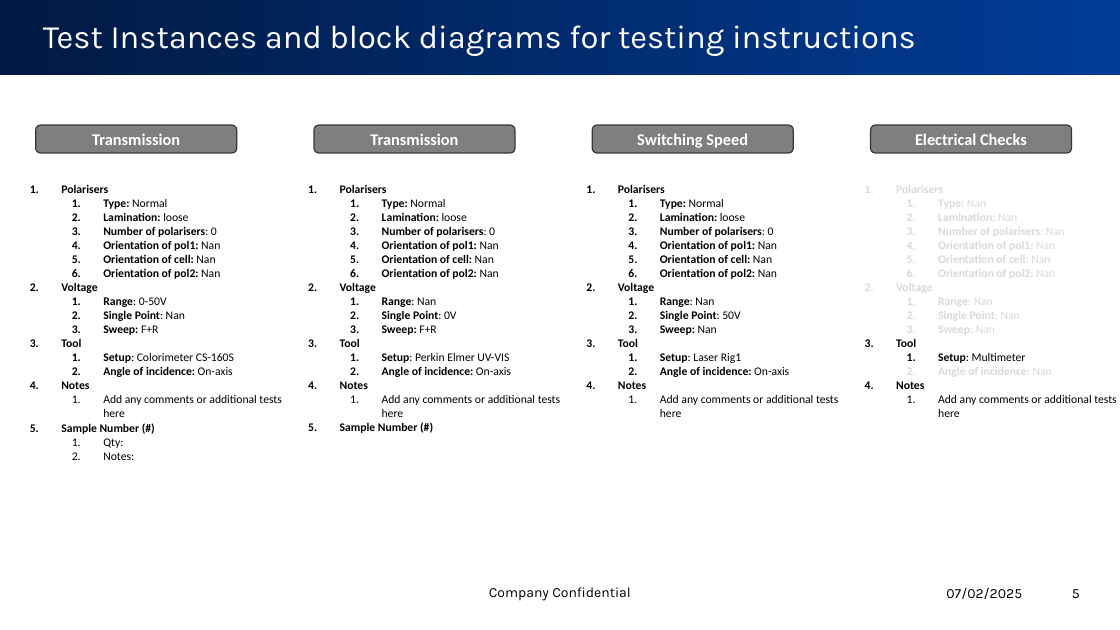
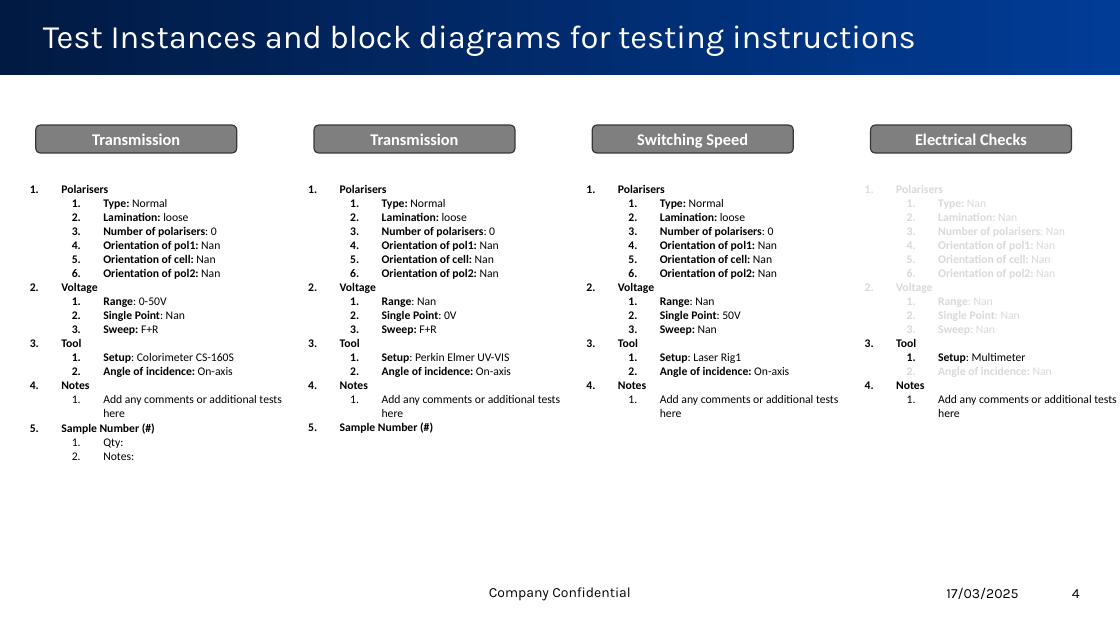
Before and after one commit to harrythegeek/test_request_form, a slide deck: slide 4 of Test interface.pptx (slide 5 before the commit). Drawn at 1120x630 pixels with LibreOffice and Linux fonts; fonts in the diff are those of the drawing; background and template pictures are left out. Boxes give left, top, right and bottom in pixels: in the first picture for what was removed or moved away, otherwise in the second. Text is boxed around its words. In the diff, an @@ line names an element or a change of style, - is before the commit and + after.

```diff
--- a/Test interface.pptx
+++ b/Test interface.pptx
@@ text at <box>946,587,1018,599</box>: text changed @@
-07/02/2025
+17/03/2025
@@ page number at <box>1072,589,1080,598</box>: text changed @@
-5
+4
```
Also in this commit, not shown: 3 other slides changed, 1 slide removed, 1 other file.
